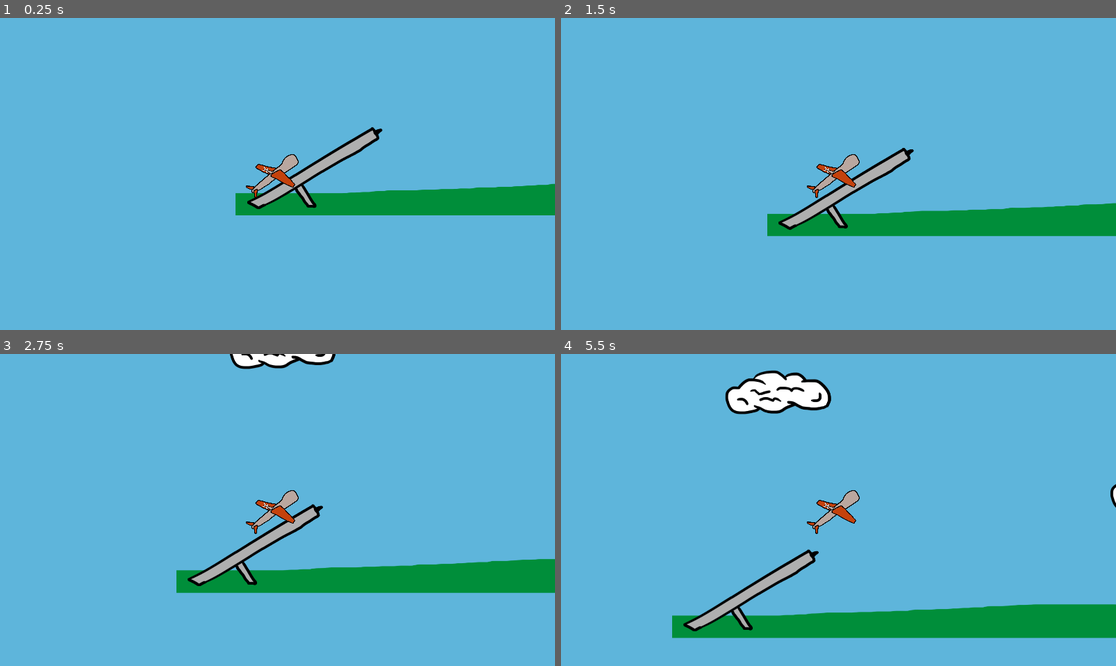
Above: before the commit, frames 1-4 (two rows, left to right).
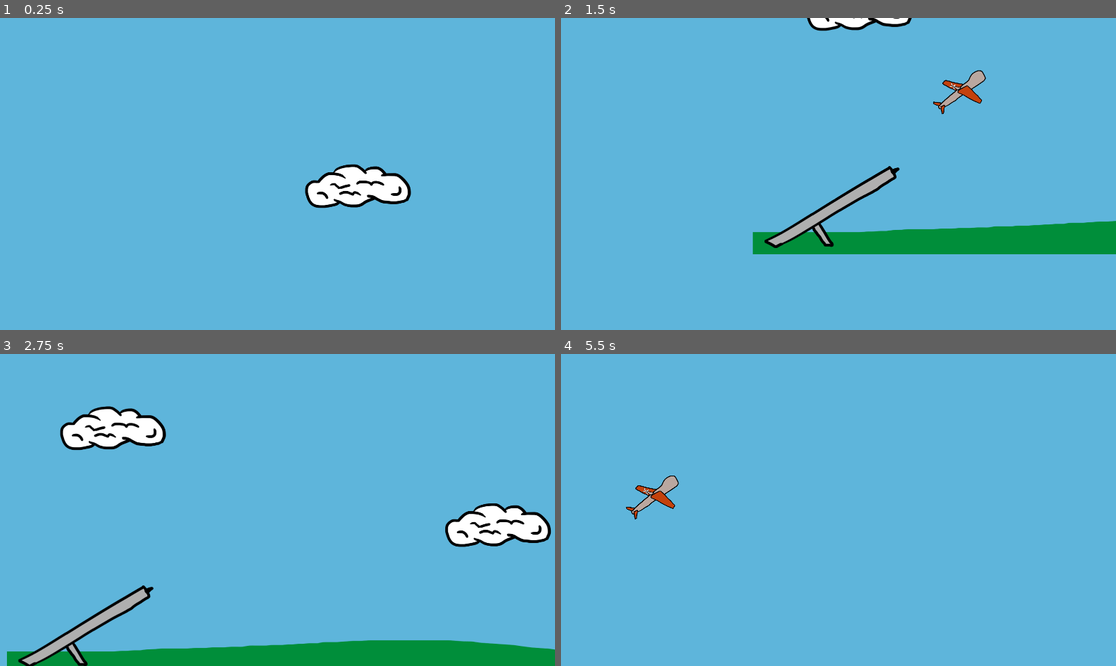
Above: after the commit, the same moments.

Repository: SirLich/ldjam-53
Game: Godot game, scene res://game.tscn
The game is run twice, just before and just after one commit, with the same random seed, the same clock (stepped at 60 frames per second) and the same inputs.
Inputs:
- Up to frame 1 (0.25 s): no input
- Up to frame 2 (1.5 s): tap Enter at 0.5 s; hold D 0.53-1.28 s; tap Space (spacebar, bound only after the commit) at 0.6, 1.35 s; hold S from 1.28 s (still down)
- Up to frame 3 (2.75 s): release S at 2.03 s; hold D from 2.03 s (still down); tap F at 2.1 s; tap Space (spacebar, bound only after the commit) at 2.3 s
- Up to frame 4 (5.5 s): release D at 2.78 s; hold W 2.78-3.53 s; tap Space (spacebar, bound only after the commit) at 2.85, 3.6, 4.55, 5.1 s; hold A 3.53-5.03 s; tap F at 4.35 s; hold S from 5.03 s (still down)

The runs differ from the first frame. In frame 1, 7.3% of the frame differs, in the area x 42-100%, y 34-64%; in frame 2, 11%; in frame 3, 20%, in the area x 1-100%, y 0-100%; in frame 4, 11%.

Commit message:
Add launch sequence

Diff:
--- a/game.tscn
+++ b/game.tscn
@@ -1,11 +1,18 @@
-[gd_scene load_steps=5 format=3 uid="uid://bt7iua1otrdva"]
+[gd_scene load_steps=6 format=3 uid="uid://bt7iua1otrdva"]
 
 [ext_resource type="Texture2D" uid="uid://7xy5jtubvjvr" path="res://assets/ground.png" id="1_6nygl"]
 [ext_resource type="Texture2D" uid="uid://dt54gbixfo5mx" path="res://assets/cloud.png" id="2_t87kk"]
-[ext_resource type="Texture2D" uid="uid://bnq1hgvaqhwse" path="res://assets/launcher.png" id="3_oyb78"]
+[ext_resource type="PackedScene" uid="uid://d1mgyajq1ivqs" path="res://scenes/launcher/launcher.tscn" id="4_gdlv2"]
 [ext_resource type="PackedScene" uid="uid://cwlmal66y0pqe" path="res://scenes/drone/drone.tscn" id="4_kgkqh"]
+[ext_resource type="Script" path="res://addons/phantom_camera/scripts/phantom_camera_host/phantom_camera_host.gd" id="5_jg1gd"]
 
 [node name="Game" type="Node2D"]
+
+[node name="Camera2D" type="Camera2D" parent="."]
+position = Vector2(129.659, 384.279)
+
+[node name="PhantomCameraHost" type="Node" parent="Camera2D"]
+script = ExtResource("5_jg1gd")
 
 [node name="Ground" type="Sprite2D" parent="."]
 position = Vector2(957, 836)
@@ -23,10 +30,9 @@
 texture = ExtResource("2_t87kk")
 metadata/_edit_lock_ = true
 
-[node name="Launcher" type="Sprite2D" parent="."]
-position = Vector2(276, 818)
-texture = ExtResource("3_oyb78")
+[node name="Launcher" parent="." node_paths=PackedStringArray("drone") instance=ExtResource("4_gdlv2")]
+drone = NodePath("../Drone")
 
 [node name="Drone" parent="." instance=ExtResource("4_kgkqh")]
-position = Vector2(104, 967)
+position = Vector2(112, 943)
 rotation = -0.605629
--- a/project.godot
+++ b/project.godot
@@ -20,6 +20,18 @@
 window/size/viewport_width=1920
 window/size/viewport_height=1080
 
+[editor_plugins]
+
+enabled=PackedStringArray("res://addons/phantom_camera/plugin.cfg")
+
+[input]
+
+spacebar={
+"deadzone": 0.5,
+"events": [Object(InputEventKey,"resource_local_to_scene":false,"resource_name":"","device":-1,"window_id":0,"alt_pressed":false,"shift_pressed":false,"ctrl_pressed":false,"meta_pressed":false,"pressed":false,"keycode":0,"physical_keycode":32,"key_label":0,"unicode":32,"echo":false,"script":null)
+]
+}
+
 [rendering]
 
 renderer/rendering_method="gl_compatibility"
--- a/scenes/drone/drone.gd
+++ b/scenes/drone/drone.gd
@@ -1,7 +1,27 @@
 extends Node2D
+class_name Drone
+
+var speed = 0
+var acceleration = 0
+var max_speed = 900 # Speed gain per second
+
+@onready var pcam : PhantomCamera2D = $Pcam
+
+func launch():
+	speed = 1
+	acceleration = 200
+
+	await get_tree().create_timer(1).timeout
+	acceleration = 0
+	pcam.set_priority(2)
+
 
 func _ready():
 	pass # Replace with function body.
 
 func _process(delta):
-	translate(get_global_transform().x * delta * 100)
+	if acceleration:
+		speed = speed * acceleration * delta
+
+	speed = min(speed, max_speed)
+	translate(get_global_transform().x * delta * speed)
--- a/scenes/drone/drone.tscn
+++ b/scenes/drone/drone.tscn
@@ -1,7 +1,15 @@
-[gd_scene load_steps=4 format=3 uid="uid://cwlmal66y0pqe"]
+[gd_scene load_steps=7 format=3 uid="uid://cwlmal66y0pqe"]
 
 [ext_resource type="Script" path="res://scenes/drone/drone.gd" id="1_0dw7l"]
 [ext_resource type="Texture2D" uid="uid://dxrcmy5n3ujpj" path="res://scenes/drone/drone.png" id="1_pqu5d"]
+[ext_resource type="Script" path="res://addons/phantom_camera/scripts/phantom_camera/phantom_camera_2D.gd" id="3_s0noo"]
+[ext_resource type="Script" path="res://addons/phantom_camera/scripts/resources/tween_resource.gd" id="3_xvibx"]
+
+[sub_resource type="Resource" id="Resource_daekj"]
+script = ExtResource("3_xvibx")
+duration = 3.0
+transition = 1
+ease = 2
 
 [sub_resource type="CapsuleShape2D" id="CapsuleShape2D_i0rko"]
 radius = 30.0
@@ -10,7 +18,18 @@
 [node name="Drone" type="Node2D"]
 script = ExtResource("1_0dw7l")
 
-[node name="Camera2D" type="Camera2D" parent="."]
+[node name="Pcam" type="Node2D" parent="."]
+position = Vector2(700, 0)
+script = ExtResource("3_s0noo")
+priority = 0
+zoom = Vector2(1, 1)
+follow_mode = 2
+follow_target = NodePath("..")
+follow_parameters/target_offset = Vector2(700, 0)
+follow_parameters/damping = true
+follow_parameters/damping_value = 10.0
+tween_parameters = SubResource("Resource_daekj")
+inactive_update_mode = 0
 
 [node name="Sprite" type="Sprite2D" parent="."]
 scale = Vector2(0.250977, 0.250977)
--- /dev/null
+++ b/scenes/launcher/launcher.gd
@@ -0,0 +1,13 @@
+extends Node2D
+@export var drone : Drone
+
+var is_ready = true
+
+func _input(event):
+	if is_ready and event.is_action("spacebar"):
+		is_ready = false
+		drone.launch()
+
+# Called every frame. 'delta' is the elapsed time since the previous frame.
+func _process(delta):
+	pass
--- /dev/null
+++ b/scenes/launcher/launcher.tscn
@@ -0,0 +1,20 @@
+[gd_scene load_steps=4 format=3 uid="uid://d1mgyajq1ivqs"]
+
+[ext_resource type="Texture2D" uid="uid://bnq1hgvaqhwse" path="res://assets/launcher.png" id="1_271br"]
+[ext_resource type="Script" path="res://scenes/launcher/launcher.gd" id="1_twho1"]
+[ext_resource type="Script" path="res://addons/phantom_camera/scripts/phantom_camera/phantom_camera_2D.gd" id="2_qdql8"]
+
+[node name="Launcher" type="Node2D"]
+position = Vector2(276, 818)
+script = ExtResource("1_twho1")
+
+[node name="PhantomCamera2D" type="Node2D" parent="."]
+script = ExtResource("2_qdql8")
+priority = 1
+zoom = Vector2(1, 1)
+follow_mode = 0
+tween_parameters = null
+inactive_update_mode = 0
+
+[node name="Sprite" type="Sprite2D" parent="."]
+texture = ExtResource("1_271br")
